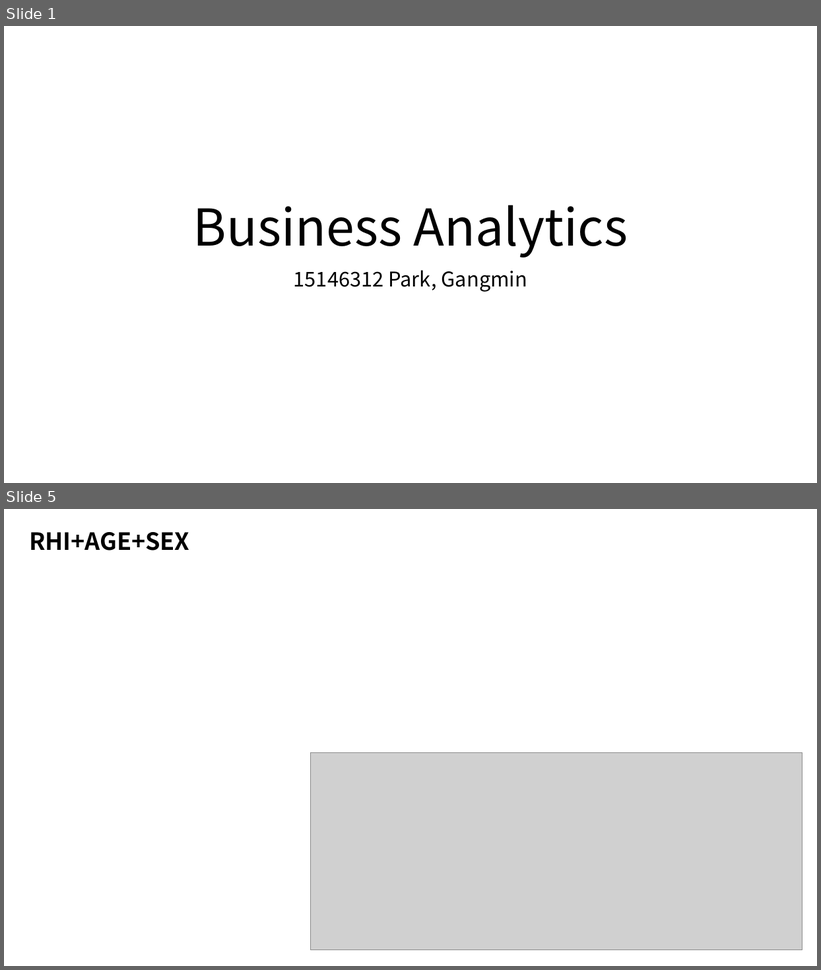
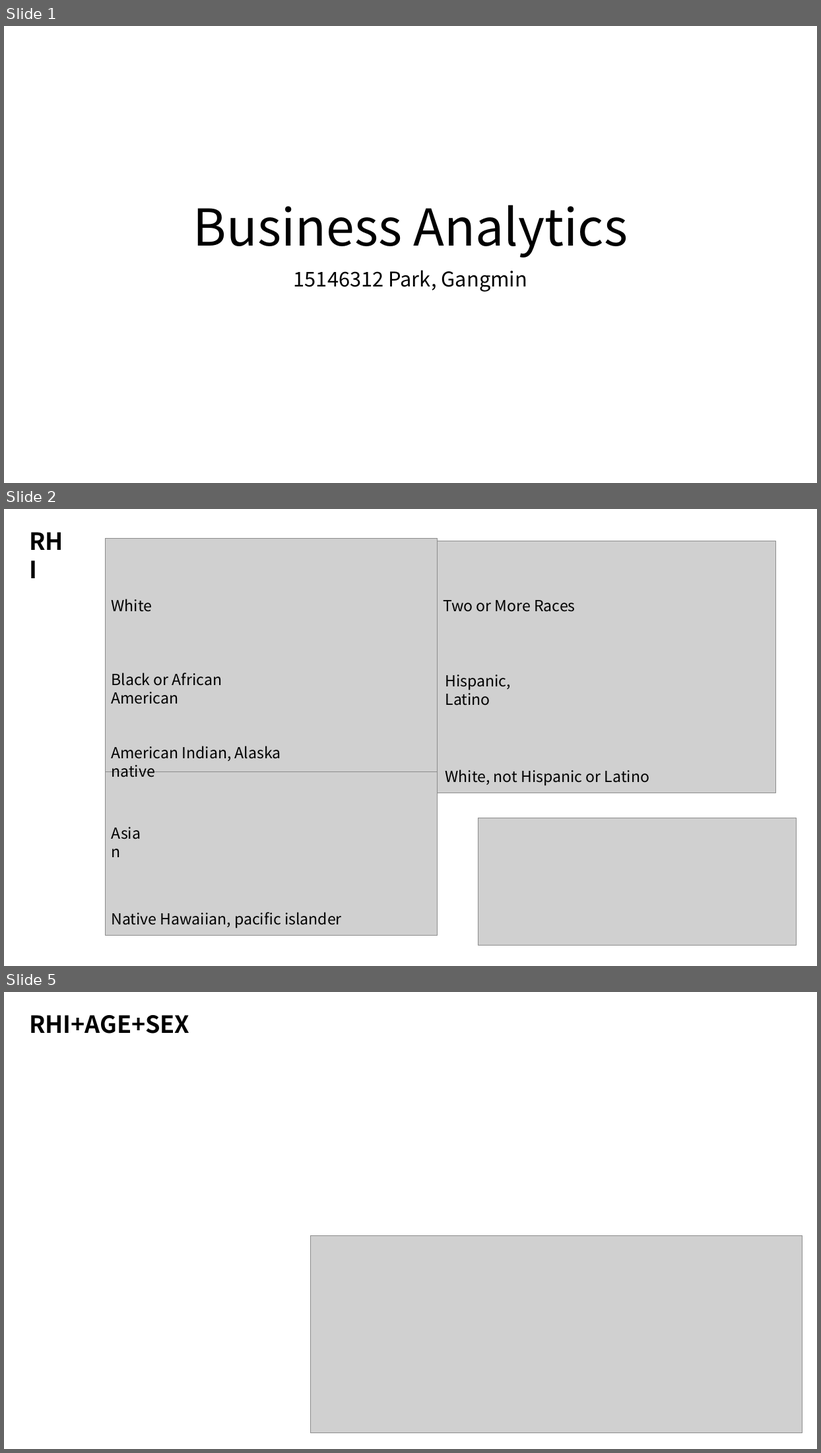
Before and after one commit to Radominic/BusinessAnalytics, a slide deck: week6_assignment.pptx. Shown one above the other, each under a label of ours: slides 1 and 5 before the commit, slides 1, 2 and 5 after it; the slides between them are not shown. The pictures are 821x970 and 821x1453 pixels, drawn with LibreOffice and Linux fonts; fonts in the diff are those of the drawing; grey boxes stand for pictures. Boxes give left, top, right and bottom in pixels: in the first picture for what was removed or moved away, otherwise in the second. Text is boxed around its words. In the diff, an @@ line names an element or a change of style, - is before the commit and + after.

```diff
--- a/week6_assignment.pptx
+++ b/week6_assignment.pptx
@@ slide 2 added at [4,509,817,966], background #FFFFFF @@
@@ text added at [23,524,77,559], 28 pt, text #000000, bold @@
+RHI
@@ picture added at [105,538,437,790] @@
@@ picture added at [437,541,776,793] @@
@@ text added at [111,599,152,612], 18 pt, text #000000 @@
+White
@@ text added at [443,600,575,612], 18 pt, text #000000 @@
+Two or More Races
@@ text added at [111,673,222,704], 18 pt, text #000000 @@
+Black or African American
@@ text added at [446,675,511,706], 18 pt, text #000000 @@
+Hispanic, Latino
@@ text added at [111,746,281,778], 18 pt, text #000000 @@
+American Indian, Alaska native
@@ picture added at [105,772,437,936] @@
@@ text added at [446,770,649,786], 18 pt, text #000000 @@
+White, not Hispanic or Latino
@@ text added at [105,821,155,846], 18 pt, text #000000 @@
+Asian
@@ picture added at [479,819,797,946] @@
@@ text added at [111,912,342,929], 18 pt, text #000000 @@
+Native Hawaiian, pacific islander
```
Also in this commit, not shown: 3 slides changed, 1 slide removed.
